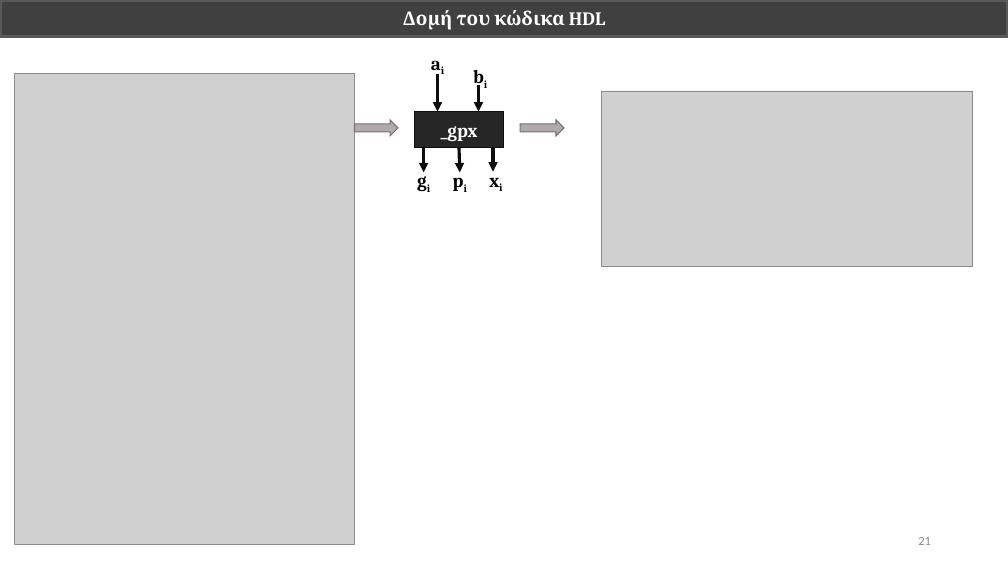
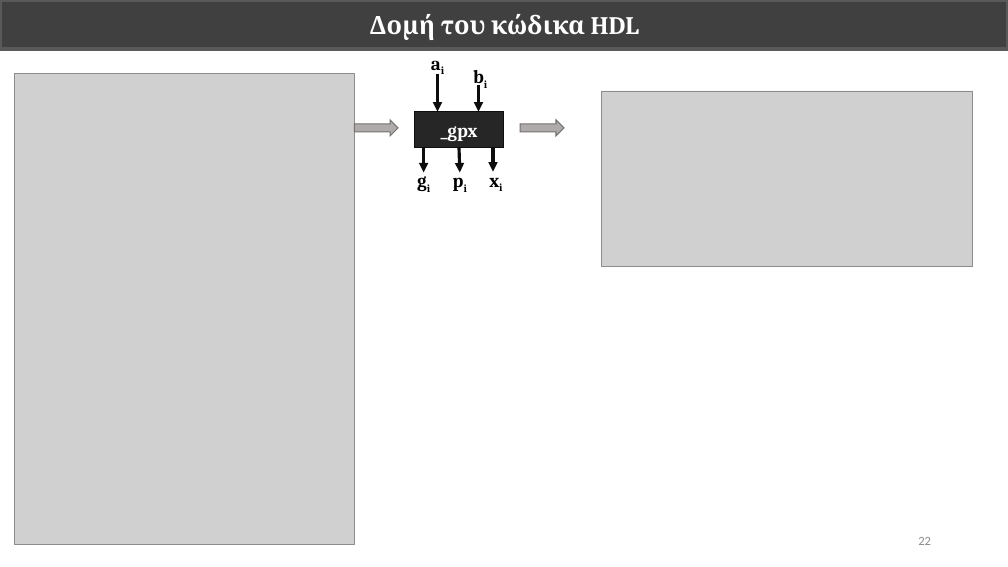
Before and after one commit to vassilas/THESIS_DOC, a slide deck: slide 22 of Presentation/Presentation.pptx (slide 21 before the commit). Drawn at 1008x567 pixels with LibreOffice and Linux fonts; fonts in the diff are those of the drawing; grey boxes stand for pictures. Boxes give left, top, right and bottom in pixels: in the first picture for what was removed or moved away, otherwise in the second. Text is boxed around its words. In the diff, an @@ line names an element or a change of style, - is before the commit and + after.

```diff
--- a/Presentation/Presentation.pptx
+++ b/Presentation/Presentation.pptx
@@ rectangle "Δομή του κώδικα HDL": place and size @@
-rectangle "Δομή του κώδικα HDL" at <box>0,0,1008,36</box>
+rectangle "Δομή του κώδικα HDL" at <box>0,0,1008,49</box>
@@ rectangle "Δομή του κώδικα HDL" at <box>0,0,1008,49</box>: size 18 to 24 pt @@
```
Also in this commit, not shown: 12 other slides changed, 9 slides added, 2 slides removed, 9 other files.
